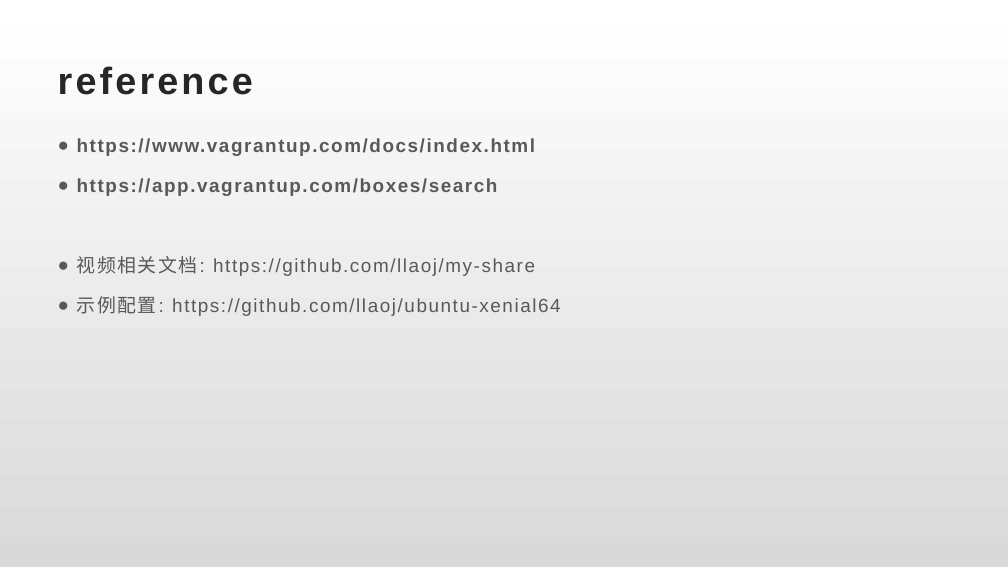
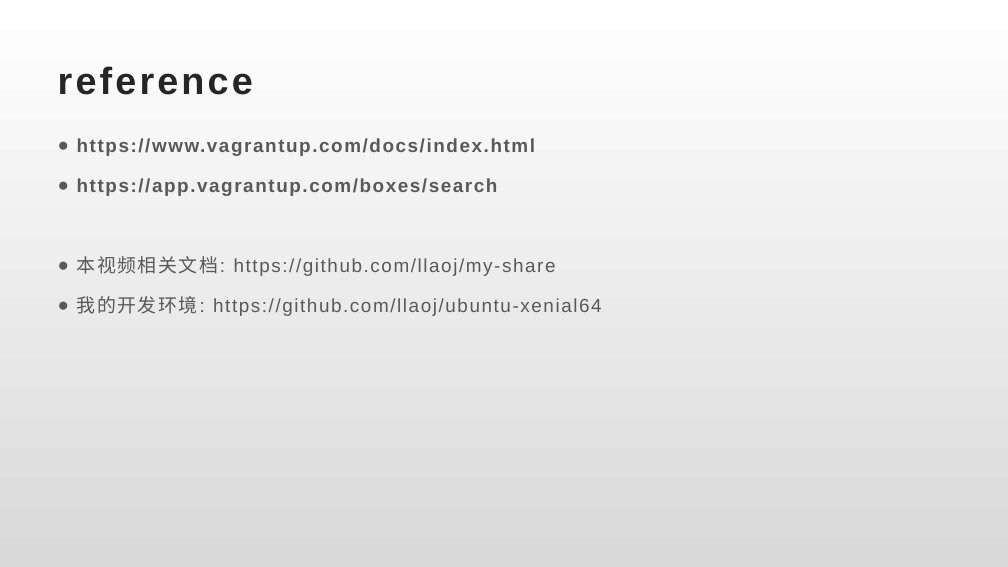
Before and after one commit to llaoj/my-share, a slide deck: slide 10 of vagrant-for-dev/index.pptx (slide 11 before the commit). Drawn at 1008x567 pixels with LibreOffice and Linux fonts; fonts in the diff are those of the drawing. Boxes give left, top, right and bottom in pixels: in the first picture for what was removed or moved away, otherwise in the second. Text is boxed around its words. In the diff, an @@ line names an element or a change of style, - is before the commit and + after.

```diff
--- a/vagrant-for-dev/index.pptx
+++ b/vagrant-for-dev/index.pptx
@@ text at (77,256,602,316): text changed @@
-● 视频相关文档: https://github.com/llaoj/my-share
-● 示例配置: https://github.com/llaoj/ubuntu-xenial64
+● 本视频相关文档: https://github.com/llaoj/my-share
+● 我的开发环境: https://github.com/llaoj/ubuntu-xenial64
```
Also in this commit, not shown: 5 other slides changed, 1 slide removed, 9 other files.
